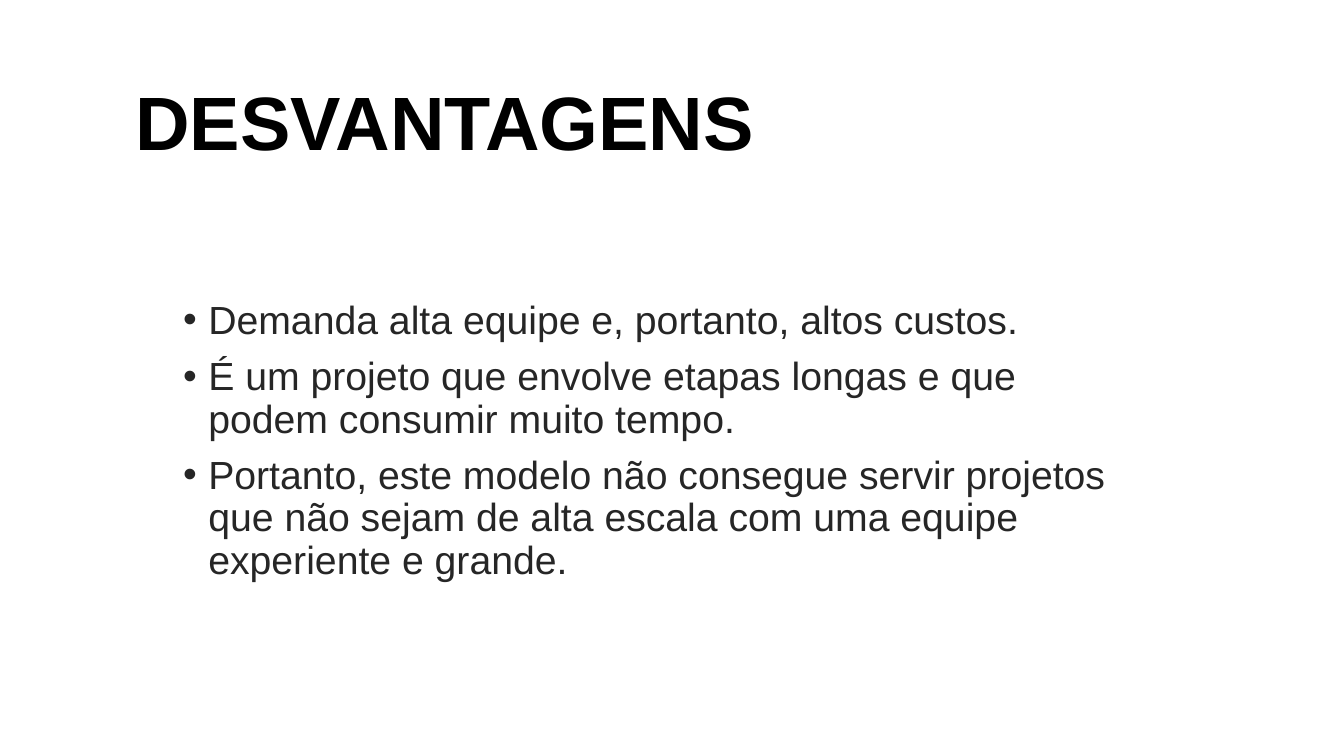
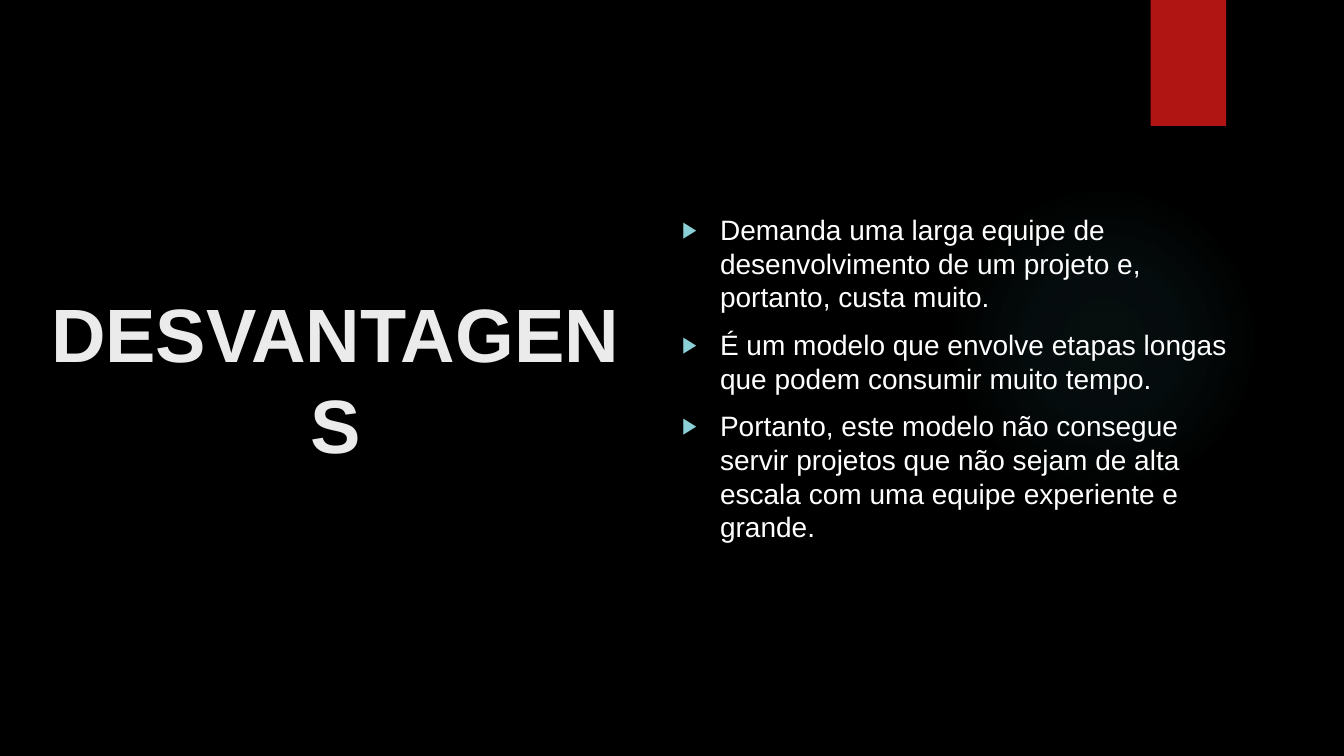
Before and after one commit to GabrielDSS0/ETEC-Coisas-Escolares, a slide deck: slide 9 of 1 etim ds 2022/Analise e Projeto de Sistemas/Trabalho sobre modelo Espiral/Modelo Espiral.pptx. Drawn at 1344x756 pixels with LibreOffice and Linux fonts; fonts in the diff are those of the drawing; background and template pictures are left out. Boxes give left, top, right and bottom in pixels: in the first picture for what was removed or moved away, otherwise in the second. Text is boxed around its words. In the diff, an @@ line names an element or a change of style, - is before the commit and + after.

```diff
--- a/1 etim ds 2022/Analise e Projeto de Sistemas/Trabalho sobre modelo Espiral/Modelo Espiral.pptx
+++ b/1 etim ds 2022/Analise e Projeto de Sistemas/Trabalho sobre modelo Espiral/Modelo Espiral.pptx
@@ background #FFFFFF to picture (left out) @@
@@ rectangle added at box(1150, 0, 1226, 126), fill #B01513 @@
@@ title "DESVANTAGENS": place and size @@
-title "DESVANTAGENS" at box(135, 97, 753, 151)
+title "DESVANTAGENS" at box(17, 89, 652, 667)
@@ title "DESVANTAGENS" at box(17, 89, 652, 667): text colour #000000 to #EBEBEB; alignment left to centre; line spacing 0.9 to 1 @@
@@ text "Demanda uma larga equipe de ...": place and size @@
-text "Demanda uma larga equipe de ..." at box(208, 305, 1105, 582)
+text "Demanda uma larga equipe de ..." at box(720, 219, 1227, 542)
@@ ellipse added at box(949, 185, 1259, 495), fill gradient #50B9C1 @@
@@ text at box(720, 219, 1227, 394): text changed; size 28 to 20 pt; text colour #262626 to #FFFFFF @@
-• Demanda alta equipe e, portanto, altos custos.
-• É um projeto que envolve etapas longas e que podem consumir muito tempo.
+▶ Demanda uma larga equipe de desenvolvimento de um projeto e, portanto, custa muito.
+▶ É um modelo que envolve etapas longas que podem consumir muito tempo.
@@ text at box(720, 415, 1179, 542): size 28 to 20 pt, text colour #262626 to #FFFFFF in "Portanto, este modelo não consegue servir projetos ..."; bullet • to ▶; line spacing 0.9 to 1 @@
```
Also in this commit, not shown: 11 other slides changed, 1 slide added, 1 slide removed.
